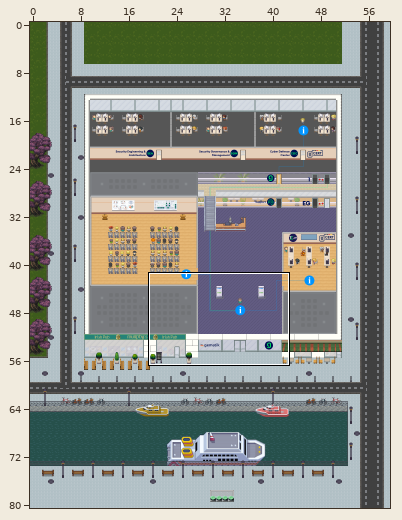
Two versions of a level (Tiled map (JSON), map_gematik_20.tmj). Above, an overview of the earlier version with the close-up marked.
Close-up. Before the edit:
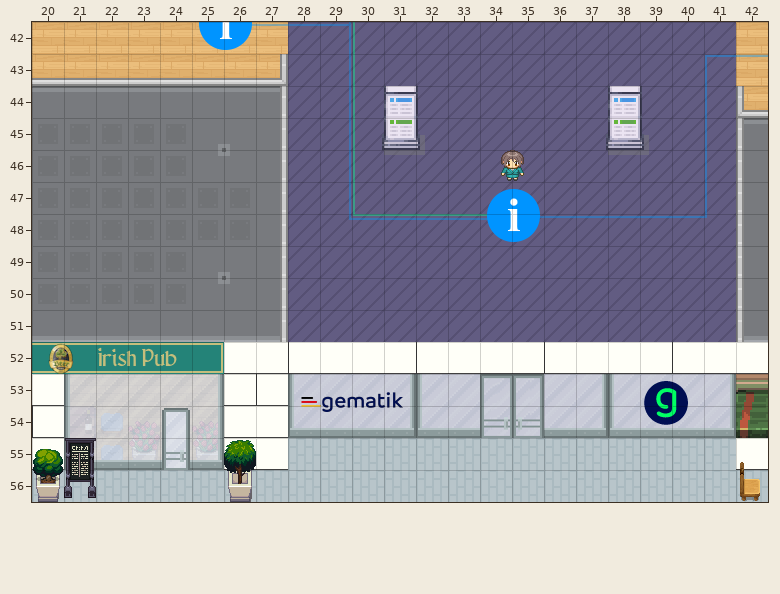
Cells are 32x32 px. Shown: x 20..42, y 42..56.
Now the later version:
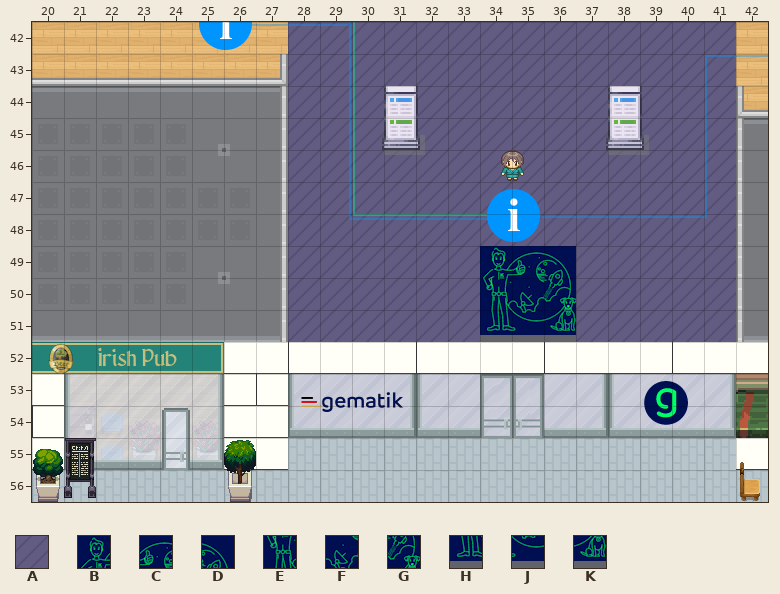
Key: from "Chunk 2": A 62, B 63, C 64, D 65, E 66, F 67, G 68, H 69, J 70, K 71.
_ is an empty cell.
Difference:
{"where": "layer \"Rooms_1st/Floor\""}
{"y":49,"x":34,"old":"AAA","new":"BCD"}
{"y":50,"x":34,"old":"AAA","new":"EFG"}
{"y":51,"x":34,"old":"AAA","new":"HJK"}
{"label":"changed","picture_box":[480,246,576,342]}
